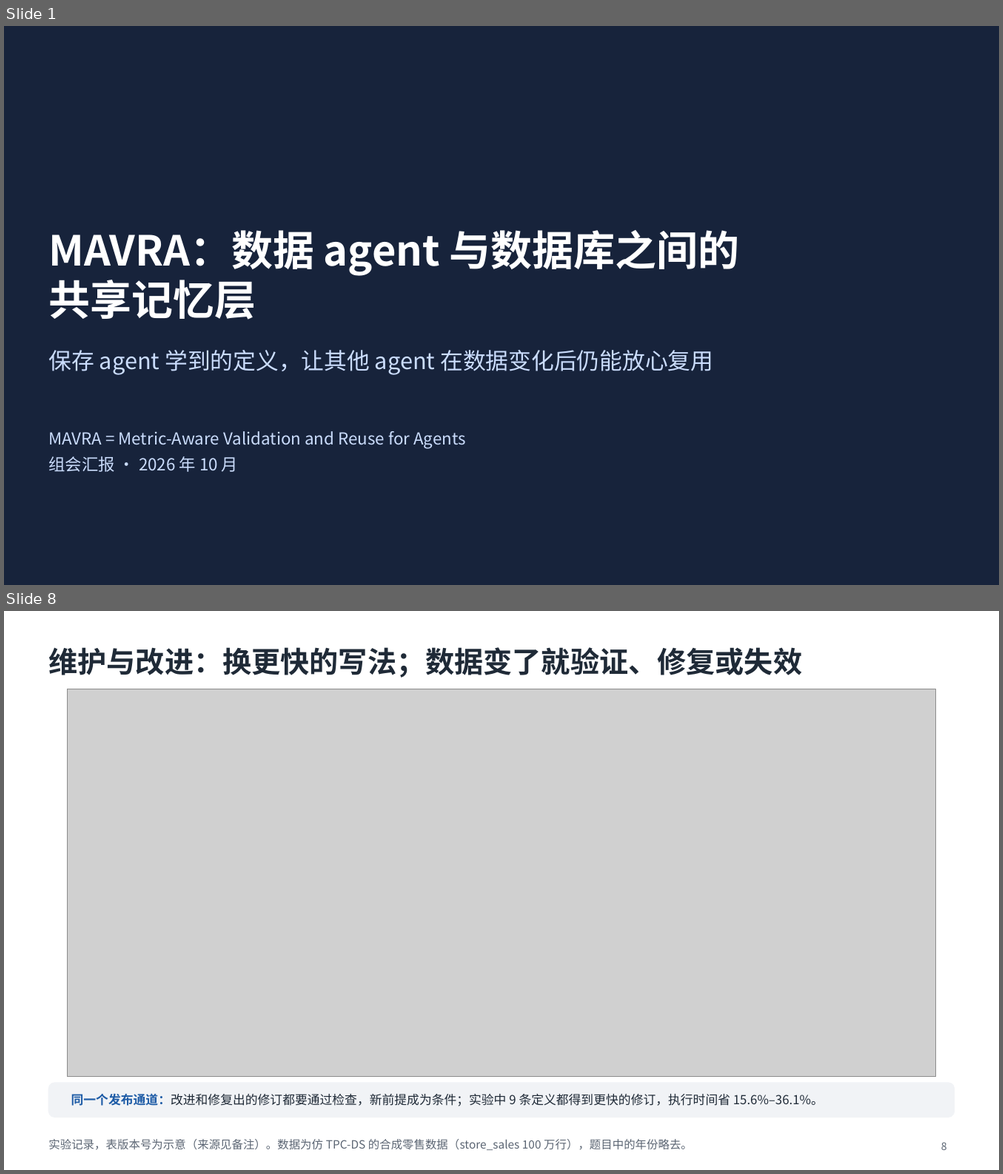
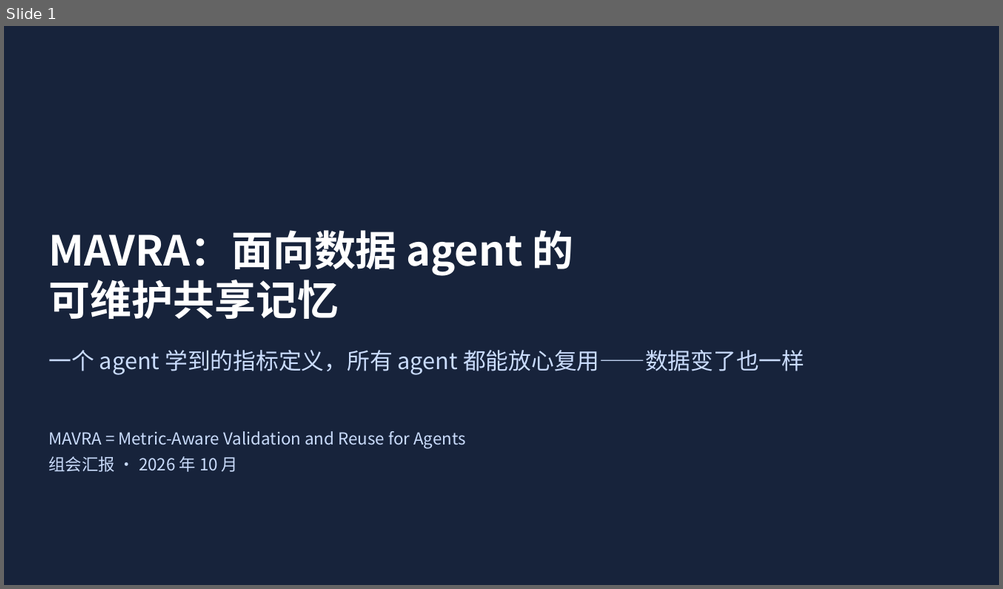
Before and after one commit to mmmttt000045/agent4db-adapter, a slide deck: docs/mavra-system.pptx. Shown one above the other, each under a label of ours: slides 1 and 8 before the commit, slide 1 after it; the slides between them are not shown. The pictures are 1003x1174 and 1003x589 pixels, drawn with LibreOffice and Linux fonts; fonts in the diff are those of the drawing; grey boxes stand for pictures. Boxes give left, top, right and bottom in pixels: in the first picture for what was removed or moved away, otherwise in the second. Text is boxed around its words. In the diff, an @@ line names an element or a change of style, - is before the commit and + after.

```diff
--- a/docs/mavra-system.pptx
+++ b/docs/mavra-system.pptx
@@ slide 8 removed at [4,611,999,1170], background #FFFFFF @@
@@ title removed at [48,647,802,678] @@
-维护与改进：换更快的写法；数据变了就验证、修复或失效
@@ picture removed at [68,689,936,1077] @@
@@ rounded rectangle removed at [48,1083,954,1118] @@
@@ text removed at [71,1093,823,1107] @@
-同一个发布通道：改进和修复出的修订都要通过检查，新前提成为条件；实验中 9 条定义都得到更快的修订，执行时间省 15.6%–36.1%。
@@ text removed at [48,1139,692,1150] @@
-实验记录，表版本号为示意（来源见备注）。数据为仿 TPC-DS 的合成零售数据（store_sales 100 万行），题目中的年份略去。
@@ page number removed at [941,1142,947,1150] @@
-8
@@ slide 1 changed as well @@
@@ title at [48,230,574,319]: text changed @@
-MAVRA：数据 agent 与数据库之间的
-共享记忆层
+MAVRA：面向数据 agent 的
+可维护共享记忆
@@ text at [48,350,804,375]: text changed @@
-保存 agent 学到的定义，让其他 agent 在数据变化后仍能放心复用
+一个 agent 学到的指标定义，所有 agent 都能放心复用——数据变了也一样
```
Also in this commit, not shown: 4 other slides changed, 3 slides added, 4 other slides removed, 23 other files.
